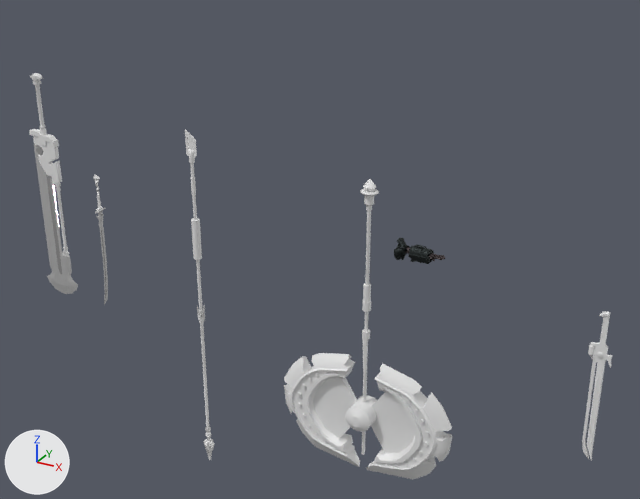
Two versions of the Blender file Modelos/Blends/NovasArmas.blend, one commit apart.
Before and after are seen from a camera (50 mm lens) standing at (3.21, -6.75, 4.68) and looking at (-0.7, 0.36, 1.12). The axes (+X, +Y, +Z) are drawn at lower left. The lights are the same throughout.

The scene before the commit, as lines of its bpy script (objects in view):
```python
me_cylinder = bpy.data.meshes.new('Cylinder')
me_cylinder.from_pydata(...)  # 1614 vertices, 1604 faces; spans x -0.07..0.07, y -0.07..0.07, z -1.69..2.26
me_cylinder.polygons.foreach_set('use_smooth', [True] * 1604)
me_espada_grande = bpy.data.meshes.new('Espada Grande')
me_espada_grande.from_pydata(...)  # 653 vertices, 616 faces; spans x -0.14..0.14, y -0.03..0.03, z -1.31..0.21
# faces by material slot: [442, 102, 72]
me_espada_grande.materials.append(mat_espadamat)  # its picture is missing
me_espada_grande.materials.append(mat_espadametalicmat)  # its picture is missing
me_espada_grande.materials.append(mat_espadabrilhantemat)  # its picture is missing
me_machado = bpy.data.meshes.new('Machado')
me_machado.from_pydata(...)  # 2449 vertices, 2464 faces; spans x -0.93..0.93, y -0.19..0.11, z -2.61..0.53
me_machado.polygons.foreach_set('use_smooth', [True] * 2464)
ob_espada_grande = bpy.data.objects.new('Espada Grande', me_espada_grande)
ob_espada_grande.location = (-3.938, 0.0, 2.256)
ob_espada_grande.scale = (1.71, 1.71, 1.71)
ob_lanca = bpy.data.objects.new('Lanca', me_cylinder)
ob_lanca.location = (-1.995, 0.059, -0.015)
ob_machado = bpy.data.objects.new('Machado', me_machado)
ob_machado.location = (0.0, 0.0, 1.561)
# also in view: 'EspadaDeCalor' at (2.19, -0.19, 0.69)
```
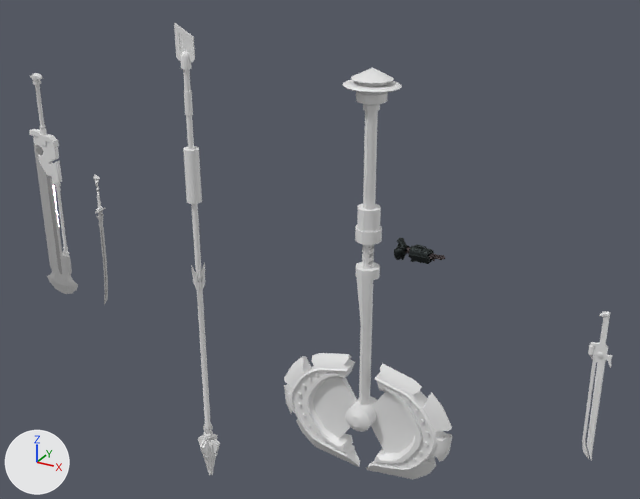
What differs and where, as boxes [x1, y1, x2, y2] in the pictures (640 x 499 px; the box of a moved part takes in the faces that stretch with it):
'Machado', reshaped (37% taller): before [284, 179, 452, 479]; after [284, 68, 452, 479]
'Lanca', reshaped (57% wider, 37% taller): before [185, 129, 214, 460]; after [174, 23, 220, 476]
part 1 of me_machado, moved or reshaped: before [360, 179, 379, 455]; after [343, 68, 402, 405]
part 2 of me_cylinder, moved or reshaped: before [188, 149, 211, 442]; after [180, 51, 214, 440]
part 3 of me_cylinder, moved or reshaped: before [185, 129, 197, 157]; after [174, 23, 195, 62]
part 4 of me_cylinder, moved or reshaped: before [197, 306, 205, 318]; after [191, 263, 205, 283]
part 5 of me_cylinder, moved or reshaped: before [203, 439, 214, 460]; after [198, 435, 220, 476]
part 6 of me_cylinder, moved or reshaped: before [207, 442, 211, 455]; after [206, 440, 213, 466]
part 7 of me_cylinder, moved or reshaped: before [204, 439, 213, 460]; after [200, 434, 218, 476]

Diff of the bpy script that builds the scene:
```diff
--- a/Modelos/Blends/NovasArmas.blend.py
+++ b/Modelos/Blends/NovasArmas.blend.py
@@ me_machado @@
 # used by ob_machado; location = (0.0, 0.0, 1.561)
-me_machado.from_pydata(...)  # 2449 vertices, 2464 faces; spans x -0.93..0.93, y -0.19..0.11, z -2.61..0.53
+me_machado.from_pydata(...)  # 2449 vertices, 2466 faces; spans x -0.93..0.93, y -0.24..0.24, z -2.61..1.52
+# me_machado part 1: 812 vertices moved from x -0.09..0.09, y -0.08..0.08, z -2.42..0.53 to x -0.26..0.26, y -0.24..0.24, z -2.03..1.52
@@ me_cylinder @@
 me_cylinder.from_pydata(...)  # 1614 vertices, 1604 faces; spans x -0.07..0.07, y -0.07..0.07, z -1.69..2.26
 # used by ob_lanca; location = (-1.995, 0.059, -0.015)
+# me_cylinder part 2: the loose piece of 1006 vertices spanning x -0.04..0.04, y -0.04..0.04, z -1.43..2.06 is scaled about its middle by (1.73, 1.73, 1.29), then moved by (0.0, 0.0, 0.47)
+# me_cylinder part 3: the loose piece of 28 vertices spanning x -0.06..0.06, y 0.0, z 1.99..2.26 is scaled about its middle by (1.73, 1.73, 1.29), then moved by (0.0, 0.0, 0.99)
+# me_cylinder part 4: the loose piece of 80 vertices spanning x -0.04..0.04, y -0.04..0.04, z 0.18..0.34 is scaled about its middle by (1.73, 1.73, 1.29), then moved by (0.0, 0.0, 0.45)
+# me_cylinder part 5: the loose piece of 232 vertices spanning x -0.07..0.07, y -0.01..0.01, z -1.69..-1.42 is scaled about its middle by 1.98, then moved by (0.0, 0.0, -0.09)
+# me_cylinder part 6: the loose piece of 36 vertices spanning x -0.03..0.03, y -0.03..0.03, z -1.6..-1.43 is scaled about its middle by 1.98, then moved by (0.0, 0.0, -0.05)
+# me_cylinder part 7: the loose piece of 232 vertices spanning x -0.01..0.01, y -0.07..0.07, z -1.69..-1.42 is scaled about its middle by 1.98, then moved by (0.0, 0.0, -0.09)
```
